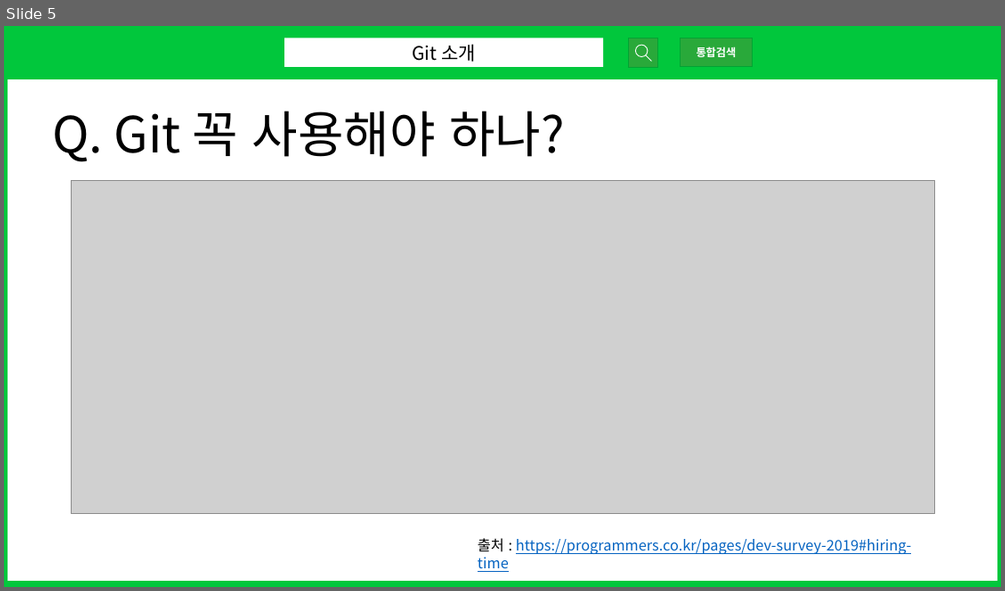
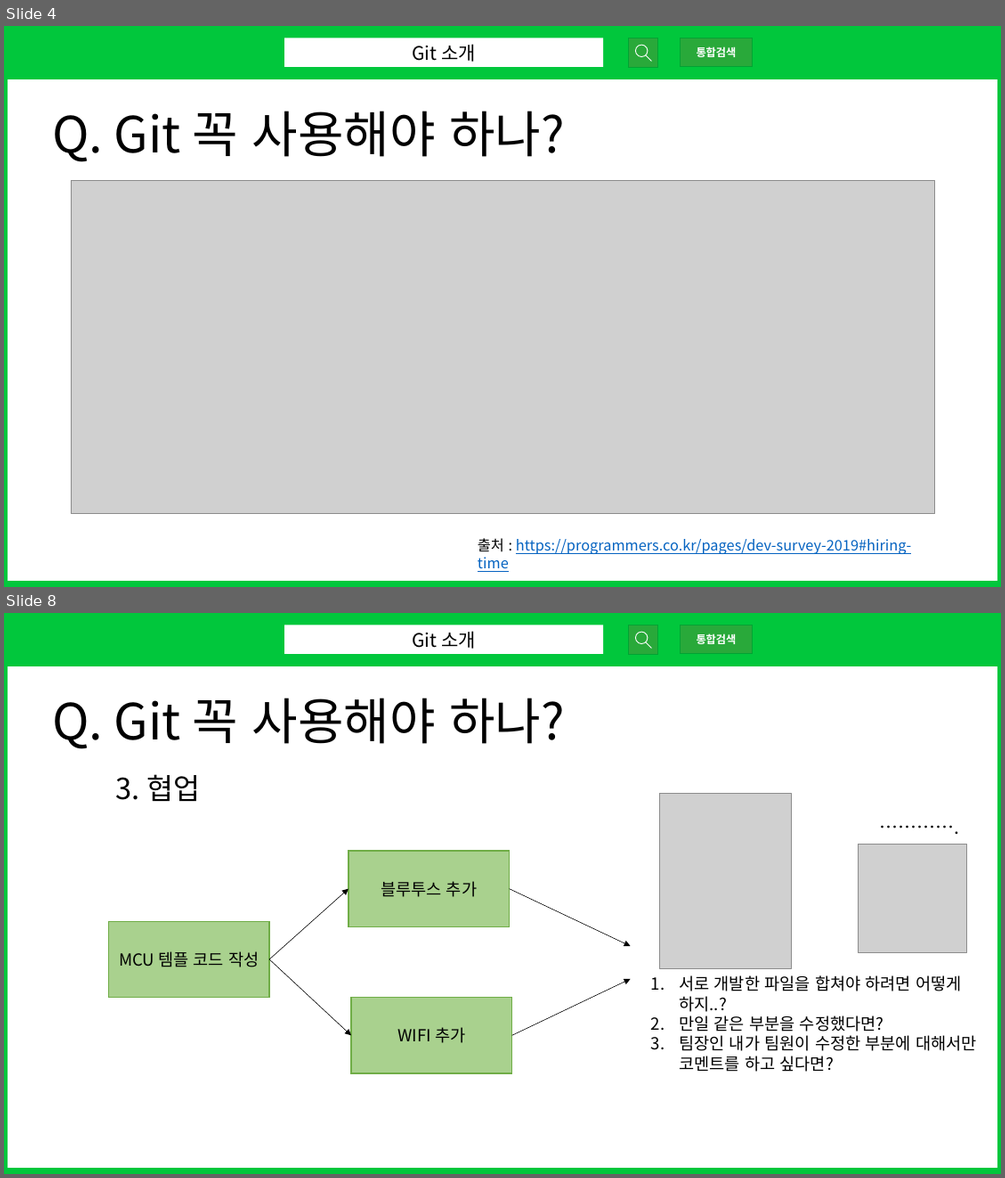
Before and after one commit to yukyung841/git_github_training, a slide deck: docs/git-seminar-pt.pptx. Shown one above the other, each under a label of ours: slide 5 before the commit, slides 4 and 8 after it; the slides between them are not shown. The pictures are 1005x591 and 1005x1178 pixels, drawn with LibreOffice and Linux fonts; fonts in the diff are those of the drawing; grey boxes stand for pictures. Boxes give left, top, right and bottom in pixels: in the first picture for what was removed or moved away, otherwise in the second. Text is boxed around its words. In the diff, an @@ line names an element or a change of style, - is before the commit and + after.

Commit message:
1장 깃 소개 관련 포스트 및 ppt 내용 수정

```diff
--- a/docs/git-seminar-pt.pptx
+++ b/docs/git-seminar-pt.pptx
@@ slide 8 added at <box>4,613,1001,1174</box>, background #FFFFFF @@
@@ rectangle added at <box>4,613,1001,1172</box>, outline #01C73C 7.5 pt @@
@@ rectangle added at <box>4,613,1001,666</box>, fill #01C73C @@
@@ rectangle added at <box>284,625,603,654</box>, fill #FFFFFF, 18 pt, text #000000 @@
+Git 소개
@@ triangle added at <box>607,636,616,642</box>, fill #01C73C @@
@@ rectangle added at <box>629,625,657,654</box>, fill #29A93A, outline #01A333 1 pt @@
@@ donut added at <box>635,632,647,644</box>, fill #FFFFFF @@
@@ rectangle added at <box>680,625,752,654</box>, fill #29A93A, outline #01A333 1 pt, 10.5 pt, text #FFFFFF, bold @@
+통합검색
@@ rounded rectangle added at <box>645,641,652,649</box>, fill #FFFFFF @@
@@ text added at <box>52,698,565,749</box>, 48 pt, text #000000 @@
+Q. Git 꼭 사용해야 하나?
@@ text added at <box>116,774,200,801</box>, 28 pt, text #000000 @@
+3. 협업
@@ picture added at <box>660,793,792,969</box> @@
@@ text added at <box>872,811,1001,842</box>, 18 pt, text #000000 @@
+………….
@@ rectangle added at <box>348,851,510,927</box>, fill #A9D18E, outline #70AD47 1 pt, 16 pt, text #000000 @@
+블루투스 추가
@@ picture added at <box>858,844,967,952</box> @@
@@ arrow added from (269, 959) to (348, 889), #000000 0.5 pt @@
@@ arrow added from (510, 889) to (631, 946), #000000 0.5 pt @@
@@ rectangle added at <box>109,921,269,997</box>, fill #A9D18E, outline #70AD47 1 pt, 16 pt, text #000000 @@
+MCU 템플 코드 작성
@@ arrow added from (269, 959) to (351, 1036), #000000 0.5 pt @@
@@ arrow added from (512, 1036) to (631, 979), #000000 0.5 pt @@
@@ text added at <box>679,975,977,1071</box>, 16 pt, text #000000 @@
+1. 서로 개발한 파일을 합쳐야 하려면 어떻게 하지..?
+2. 만일 같은 부분을 수정했다면?
+3. 팀장인 내가 팀원이 수정한 부분에 대해서만 코멘트를 하고 싶다면?
@@ rectangle added at <box>351,997,512,1074</box>, fill #A9D18E, outline #70AD47 1 pt, 16 pt, text #000000 @@
+WIFI 추가
@@ what was slide 5 is now slide 4 @@
```
Also in this commit, not shown: 7 slides changed, 2 other slides added, 13 other files.
